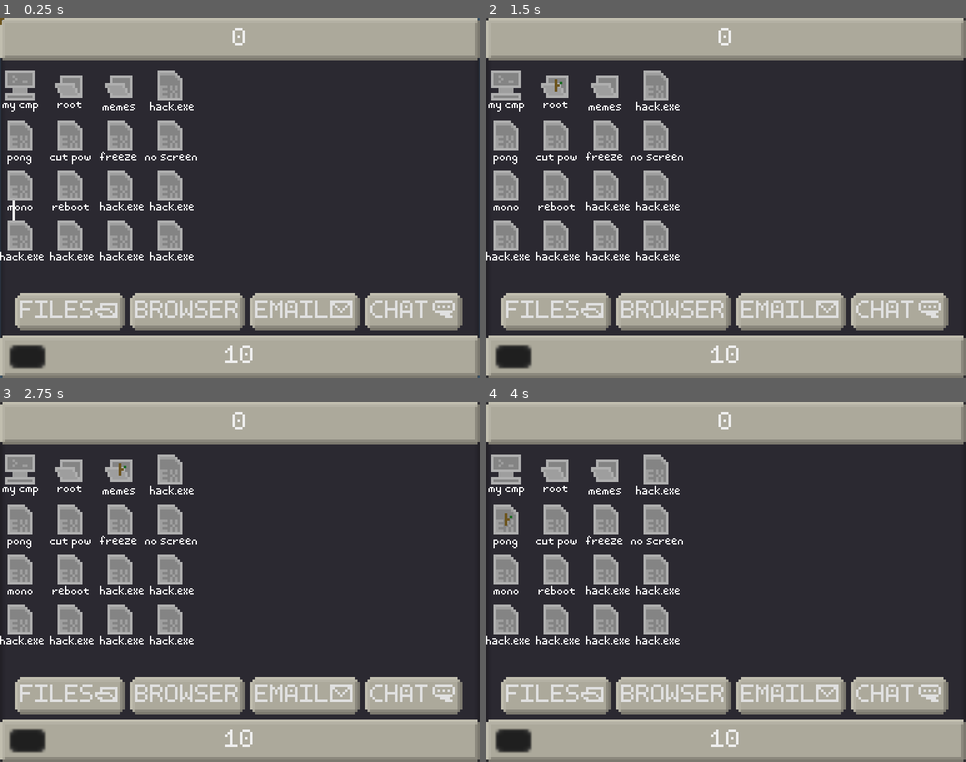
Above: before the commit, frames 1-4 (two rows, left to right).
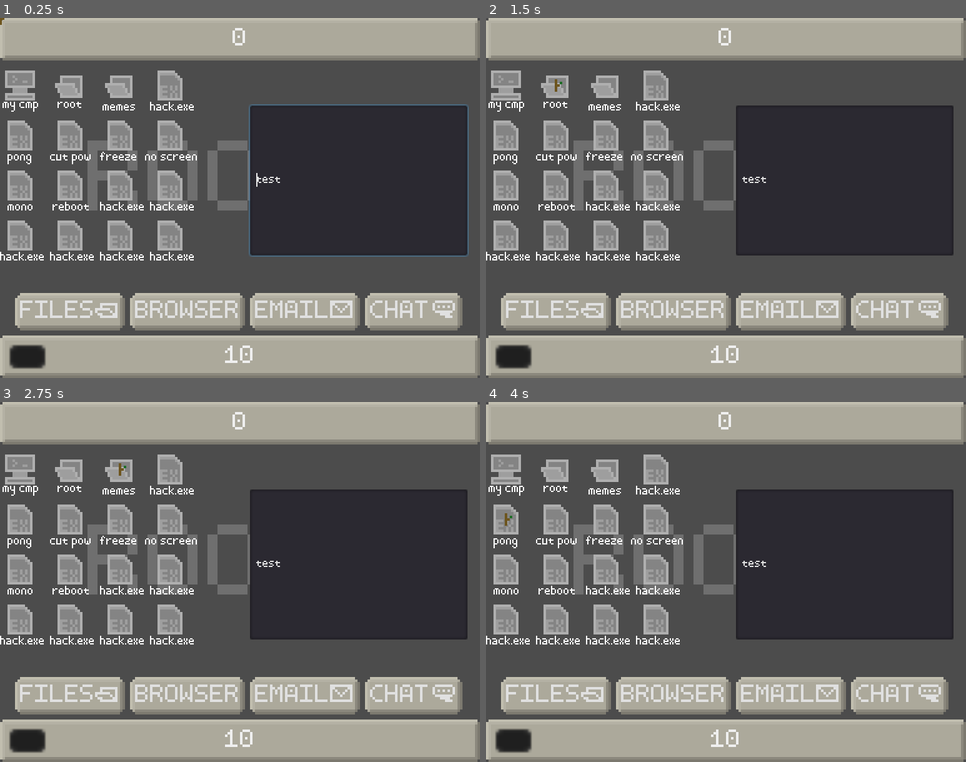
Above: after the commit, the same moments.

Repository: roushk/GlobalGameJam2023_Root
Game: Godot game, scene res://scenes/Computer.tscn
Two runs of this game, one before a commit and one after it. Both use one fixed random seed, a clock stepped at 60 frames per second and the inputs below.
Inputs:
- Up to frame 1 (0.25 s): no input
- Up to frame 2 (1.5 s): click "my cmp" at 0.5 s; click "root" at 1.25 s
- Up to frame 3 (2.75 s): click "memes" at 2 s
- Up to frame 4 (4 s): click "hack.exe" at 2.75 s; click "pong" at 3.5 s

The runs differ from the first frame. In frame 1, 41% of the frame differs, in the area x 0-100%, y 0-100%; in frame 2, 41%; in frame 3, 41%; in frame 4, 41%.

Commit message:
Changed space to use specific space sound and changed max size to 3
Updated Terminal to scale better.
Update to use theme

Diff:
--- a/Terminal.gd
+++ b/Terminal.gd
@@ -3,7 +3,7 @@
 var click1 = preload("res://click1.wav")
 var click2 = preload("res://click2.wav")
 var click3 = preload("res://click3.wav")
-var click4 = preload("res://click4.wav")
+var clickSpace = preload("res://click4.wav")
 
 var rng = RandomNumberGenerator.new()
 
@@ -20,22 +20,18 @@
 	#parse command
 
 func _keypress(input_text):
-	rng.randomize()
-	var i = rng.randi_range(0, 3)
 	var click
-	match i:
-		0:
-			click = click1
-		1:
-			click = click2
-		2:
-			click = click3
-		3:
-			var j = rng.randi_range(0, 3)
-			if j == 3:
-				click = click4
-			else:
+	if input_text.length() > 1 && input_text[input_text.length() - 1] != " " :
+		rng.randomize()
+		match rng.randi_range(0, 2):
+			0:
 				click = click1
+			1:
+				click = click2
+			2:
+				click = click3
+	else:
+		click = clickSpace
 	$"../KeypressSoundEmitter".stream = click
 	$"../KeypressSoundEmitter".pitch_scale = 0.94
 	$"../KeypressSoundEmitter".volume_db = -12
--- a/project.godot
+++ b/project.godot
@@ -18,6 +18,8 @@
 
 window/size/width=192
 window/size/height=144
+window/size/test_width=1920
+window/size/test_height=1080
 window/stretch/mode="2d"
 window/stretch/aspect="keep"
 
--- a/scenes/Computer.tscn
+++ b/scenes/Computer.tscn
@@ -6,7 +6,6 @@
 [ext_resource path="res://RootTheme.tres" type="Theme" id=5]
 [ext_resource path="res://assets/import/Mouse.png" type="Texture" id=6]
 [ext_resource path="res://scripts/Mouse.gd" type="Script" id=7]
-[ext_resource path="res://assets/import/UI_Test.png" type="Texture" id=8]
 [ext_resource path="res://scenes/Terminal.tscn" type="PackedScene" id=9]
 
 [node name="Node" type="Node"]
@@ -404,9 +403,14 @@
 text = "CHATÁ"
 align = 0
 
-[node name="Terminal" parent="Root/DesktopBackground" instance=ExtResource( 9 )]
-
 [node name="Mouse" type="Sprite" parent="."]
 position = Vector2( -10, 7 )
 texture = ExtResource( 6 )
 script = ExtResource( 7 )
+
+[node name="Terminal" parent="." instance=ExtResource( 9 )]
+margin_left = 100.0
+margin_top = 35.0
+margin_right = 82.0
+margin_bottom = 11.0
+rect_scale = Vector2( 0.5, 0.5 )
--- a/scenes/Terminal.tscn
+++ b/scenes/Terminal.tscn
@@ -1,22 +1,21 @@
-[gd_scene load_steps=5 format=2]
+[gd_scene load_steps=4 format=2]
 
 [ext_resource path="res://Terminal.gd" type="Script" id=1]
-[ext_resource path="res://hack_font.tres" type="DynamicFont" id=2]
 [ext_resource path="res://click1.wav" type="AudioStream" id=3]
+[ext_resource path="res://RootTheme.tres" type="Theme" id=4]
 
-[sub_resource type="Theme" id=1]
-
-[node name="Terminal" type="Control"]
+[node name="Terminal" type="ReferenceRect"]
 anchor_right = 1.0
 anchor_bottom = 1.0
-margin_bottom = -120.0
+theme = ExtResource( 4 )
 
 [node name="LineEdit" type="LineEdit" parent="."]
-margin_right = 192.0
-margin_bottom = 144.0
-theme = SubResource( 1 )
-custom_fonts/font = ExtResource( 2 )
+anchor_right = 1.0
+anchor_bottom = 1.0
+text = "test"
 context_menu_enabled = false
+caret_blink = true
+caret_blink_speed = 0.5
 script = ExtResource( 1 )
 
 [node name="KeypressSoundEmitter" type="AudioStreamPlayer" parent="."]
Binary file changed: assets/import/Font/rootfont.ttf
Not shown: 1 places in scenes/Computer.tscn that only renumber resources
